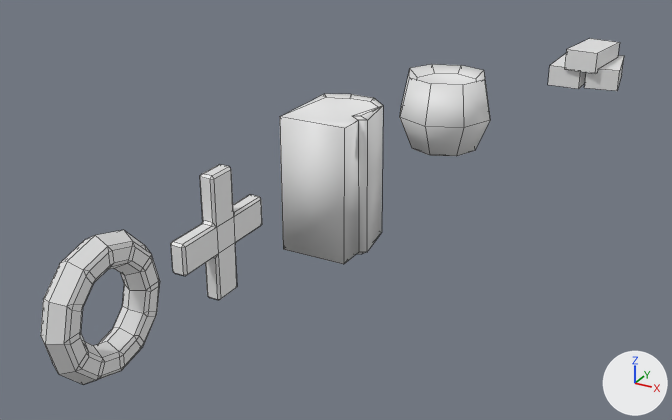
Two versions of the Blender file Assets/Models/Items.blend, one commit apart.
Before and after are seen from a 50 mm camera at (30.1, -40.4, 23.4) aimed at (-0.3, 14.9, -4.3). The lights are fixed; the arrows at lower right show +X, +Y and +Z. Mesh edges are drawn as thin lines.

In view in the first picture: 'Cross', 'Donut', 'HealthKitMed', 'MoneyBag', 'MoneyPile'.
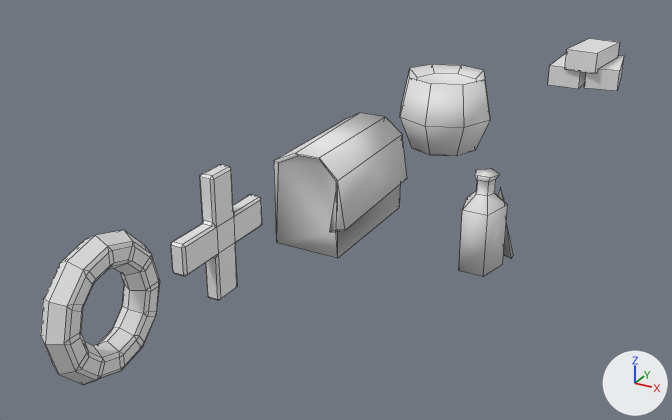
The change in detail:
Mesh me_cylinder_004 is new.
It has 36 vertices, 32 faces and spans x -1.43..1.73, y 0.0..6.76, z -2.12..1.7.
Object 'HealthKitMed' (ob_healthkitmed) turns from (0, 0, 0) to (90, 0, 0) degrees about x, y and z.
Object 'HealthKitSmall' (ob_healthkitsmall) is new; it shows me_cylinder_004.
Its location is (11.0, 15.0, -6.0).
Its rotation in degrees is (90, 0, 0).

Where the change shows, as pixel boxes (x1, y1, x2, y2) in the pictures (672 x 420 px):
'HealthKitMed', turned: before (280, 94, 383, 264); after (274, 113, 407, 258)
'HealthKitSmall', added: after (459, 169, 513, 276)
